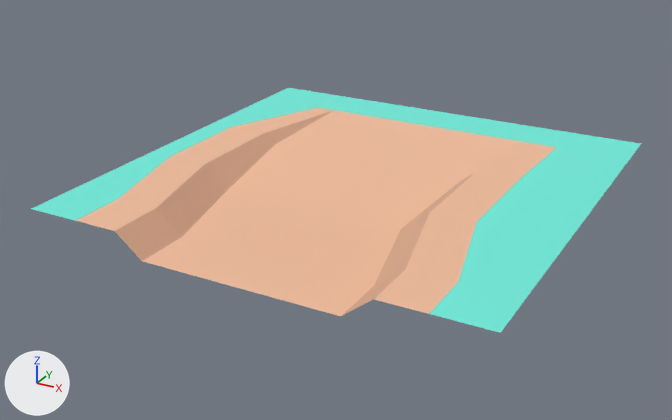
What one commit did to the glTF model assets/nature_kit/ground_pathEnd.glb.
Rendered twice from a camera (50 mm lens) standing at (0.88, -1.722, 0.708) and looking at (-0.04, -0.049, -0.129). The axes (+X, +Y, +Z) are drawn at lower left. The lights are the same throughout. The picture after the commit comes second. Where no turn or scale is listed for an object, it has been applied to the vertices.

Names of what the first picture shows: 'ground_pathEnd'.
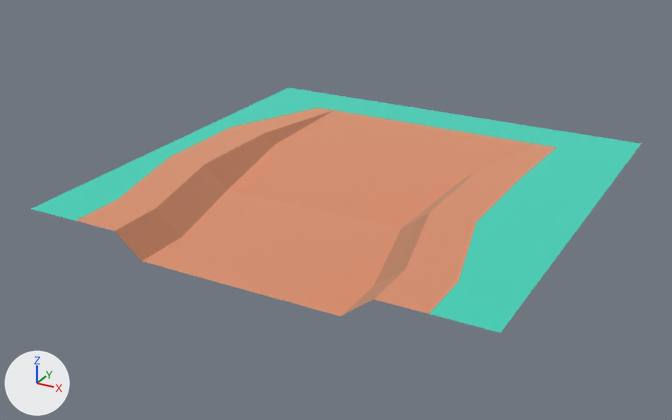
Pixel boxes [x1, y1, x2, y2] of what changed, in the pictures (672 x 420 px):
'ground_pathEnd', surface changed: [31, 88, 641, 333] in both

Diff of the bpy script that builds the scene:
```diff
--- a/assets/nature_kit/ground_pathEnd.glb.py
+++ b/assets/nature_kit/ground_pathEnd.glb.py
@@ mat_dirtdark @@
 mat_dirtdark.base_color = (0.71, 0.408, 0.271)  # beige #dbab8e
-mat_dirtdark.metallic = 0.05
+mat_dirtdark.metallic = 1.0
 mat_dirtdark.roughness = 0.85
@@ mat_grass @@
 mat_grass.base_color = (0.173, 0.847, 0.722)  # cyan #73eddd
-mat_grass.metallic = 0.05
+mat_grass.metallic = 1.0
 mat_grass.roughness = 0.85
@@ mat_dirt @@
 mat_dirt.base_color = (0.886, 0.514, 0.341)  # beige #f2be9e
-mat_dirt.metallic = 0.05
+mat_dirt.metallic = 1.0
 mat_dirt.roughness = 0.85
@@ ob_tmpparent @@
-ob_tmpparent = bpy.data.objects.new('tmpParent', None)
-ob_tmpparent.location = (0.0, 0.0, 0.0)
```
